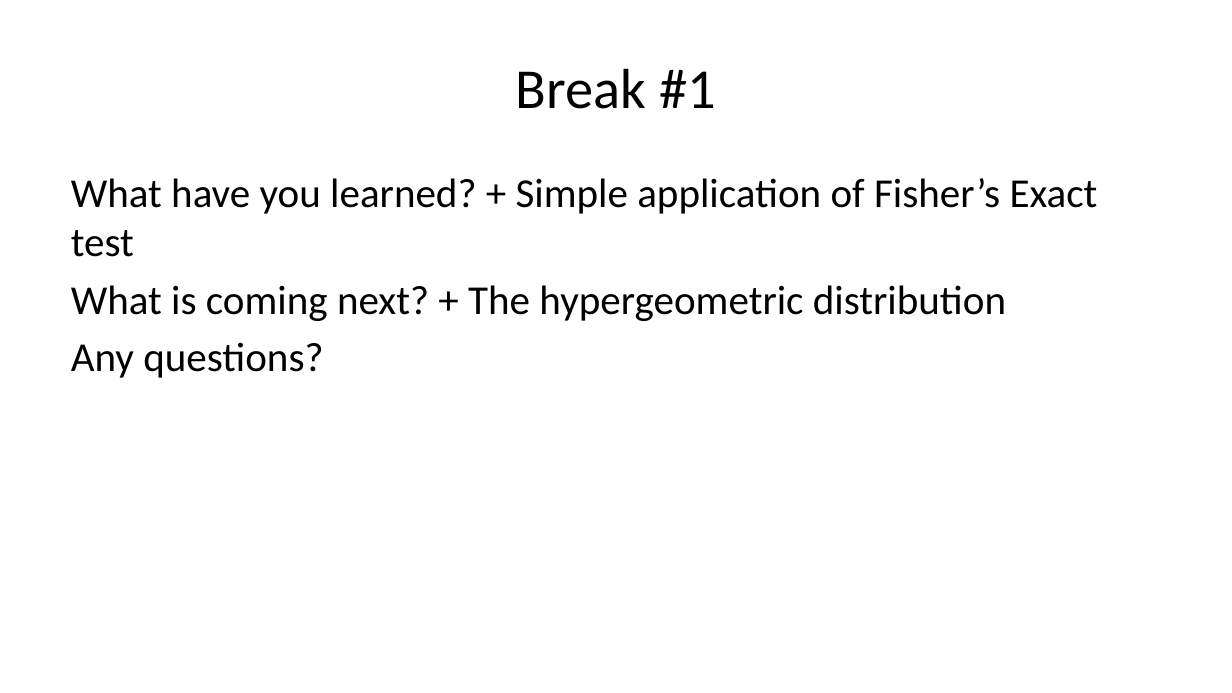
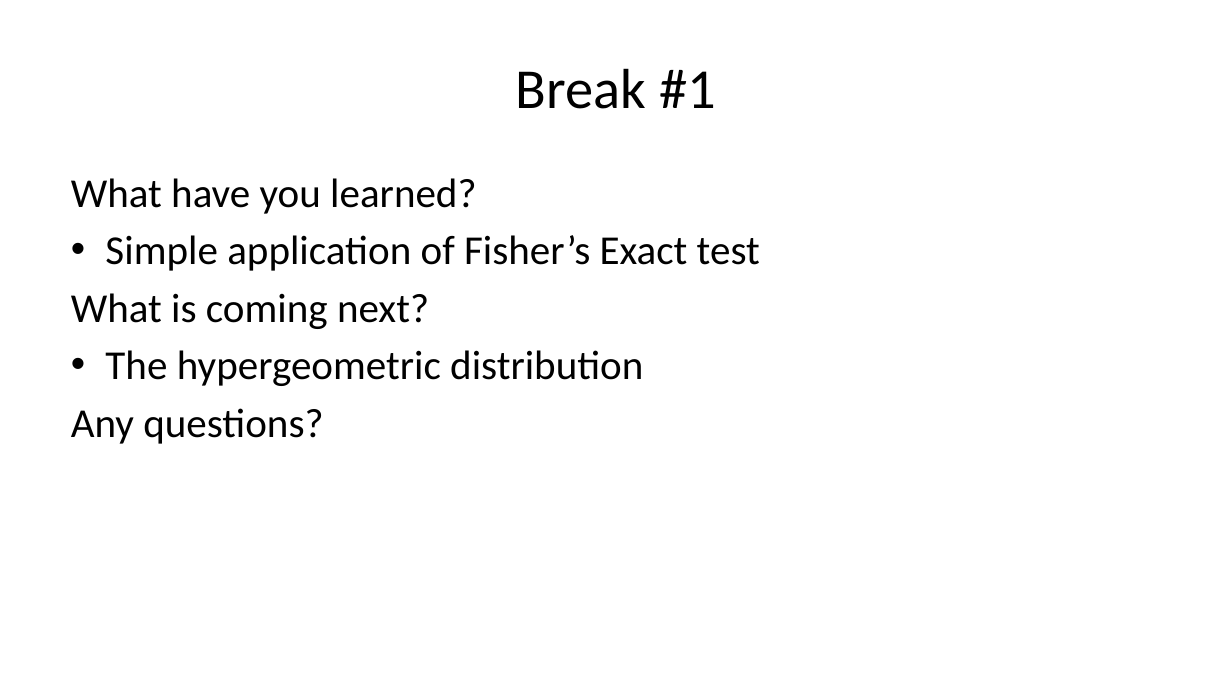
Before and after one commit to pmean/talks, a slide deck: slide 11 of exact-tests/results/exact-and-randomization-tests.pptx. Drawn at 1232x693 pixels with LibreOffice and Linux fonts; fonts in the diff are those of the drawing. Boxes give left, top, right and bottom in pixels: in the first picture for what was removed or moved away, otherwise in the second. Text is boxed around its words. In the diff, an @@ line names an element or a change of style, - is before the commit and + after.

```diff
--- a/exact-tests/results/exact-and-randomization-tests.pptx
+++ b/exact-tests/results/exact-and-randomization-tests.pptx
@@ text at (x1=71, y1=178, x2=760, y2=386): text changed @@
-What have you learned? + Simple application of Fisher’s Exact test
-What is coming next? + The hypergeometric distribution
+What have you learned?
+• Simple application of Fisher’s Exact test
+What is coming next?
+• The hypergeometric distribution
```
Also in this commit, not shown: 5 other slides changed, 11 slides added, 4 slides removed, 5 other files.
